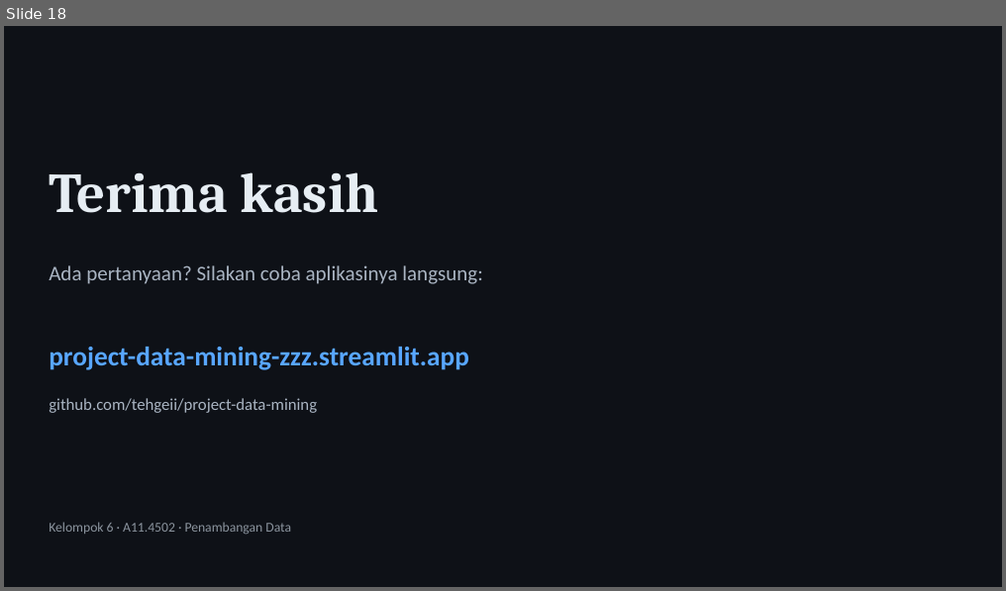
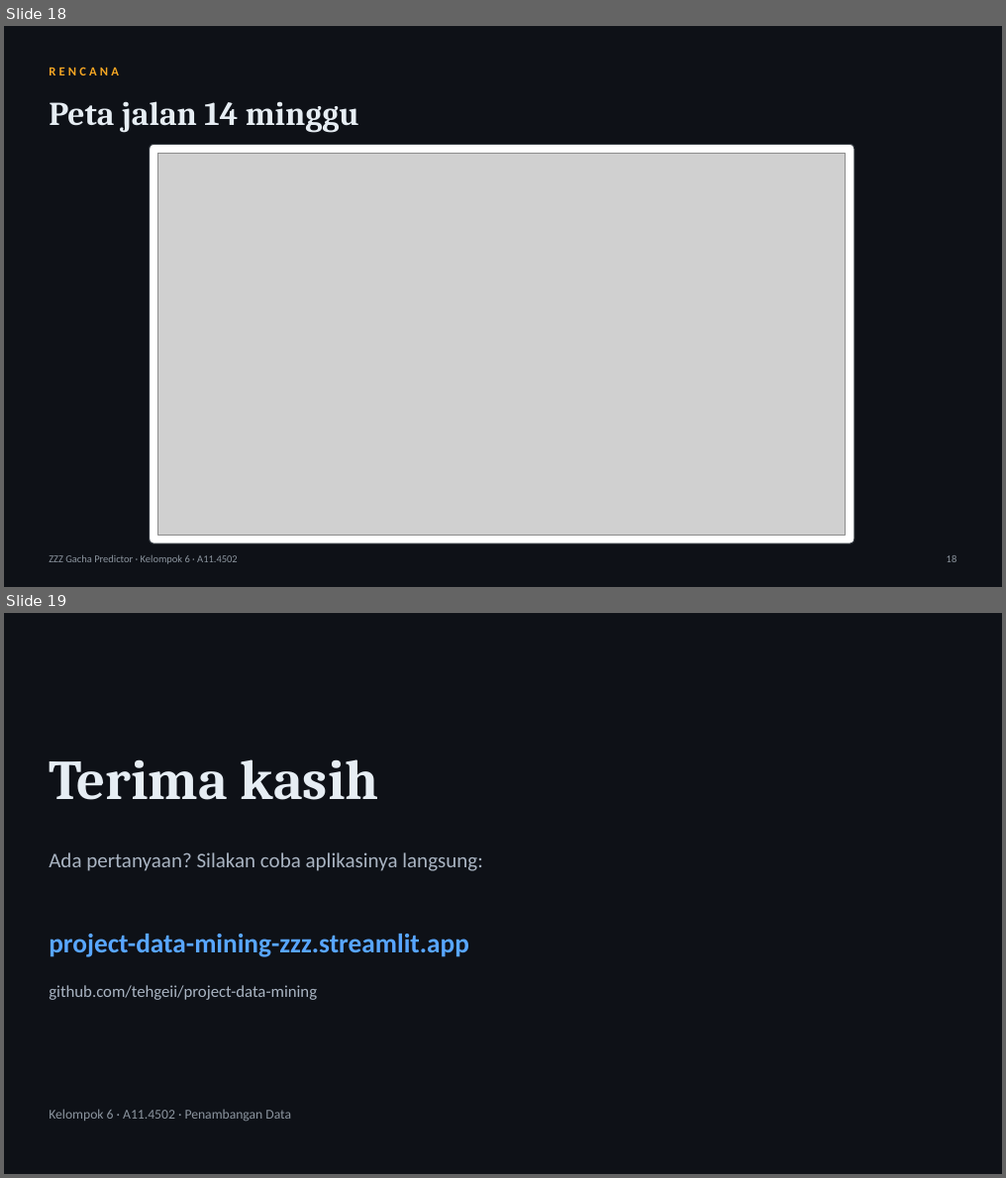
Before and after one commit to tehgeii/project-data-mining, a slide deck: docs/tugas/UTS_Slide_Kelompok6_A11.4502.pptx. Shown one above the other, each under a label of ours: slide 18 before the commit, slides 18 and 19 after it. The pictures are 1006x591 and 1006x1178 pixels, drawn with LibreOffice and Linux fonts; fonts in the diff are those of the drawing; grey boxes stand for pictures. Boxes give left, top, right and bottom in pixels: in the first picture for what was removed or moved away, otherwise in the second. Text is boxed around its words. In the diff, an @@ line names an element or a change of style, - is before the commit and + after.

Commit message:
Ubah proposal UTS mengikuti format contoh proposal dari dosen
Proposal kini dibuat oleh proposal.js: kertas Letter, margin 3 cm, sampul
PENYUSUN, Ringkasan dan Kata Kunci, Bab I 1.1-1.5 (termasuk Pembaruan dan
Peta Jalan), Bab II 2.1-2.7 (Telaah Studi Pustaka, Target Capaian, Anggota
Tim), jadwal 14 minggu, dan pustaka bernomor. gen.js kini khusus laporan UAS.

Slide UTS ikut disesuaikan: slide kebaruan, penelitian terdahulu, dan peta
jalan 14 minggu. Judul sampul tidak lagi saling menimpa di LibreOffice.

```diff
--- a/docs/tugas/UTS_Slide_Kelompok6_A11.4502.pptx
+++ b/docs/tugas/UTS_Slide_Kelompok6_A11.4502.pptx
@@ slide 18 added at <box>4,26,1002,587</box>, background #0E1117 @@
@@ text added at <box>49,67,119,76</box>, 12 pt, text #F5A623, bold @@
+RENCANA
@@ text added at <box>49,101,359,133</box>, 32 pt, text #E6EDF3, bold @@
+Peta jalan 14 minggu
@@ rounded rectangle added at <box>150,144,854,544</box>, fill #FFFFFF, outline #30363D 1 pt @@
@@ picture added at <box>158,154,846,535</box> @@
@@ text added at <box>49,556,238,565</box>, 10 pt, text #8B949E @@
+ZZZ Gacha Predictor · Kelompok 6 · A11.4502
@@ text added at <box>946,556,957,563</box>, 10 pt, text #8B949E @@
+18
@@ what was slide 18 is now slide 19 @@
```
Also in this commit, not shown: 11 slides changed, 1 other slide added, 1 slide removed, 14 other files.
